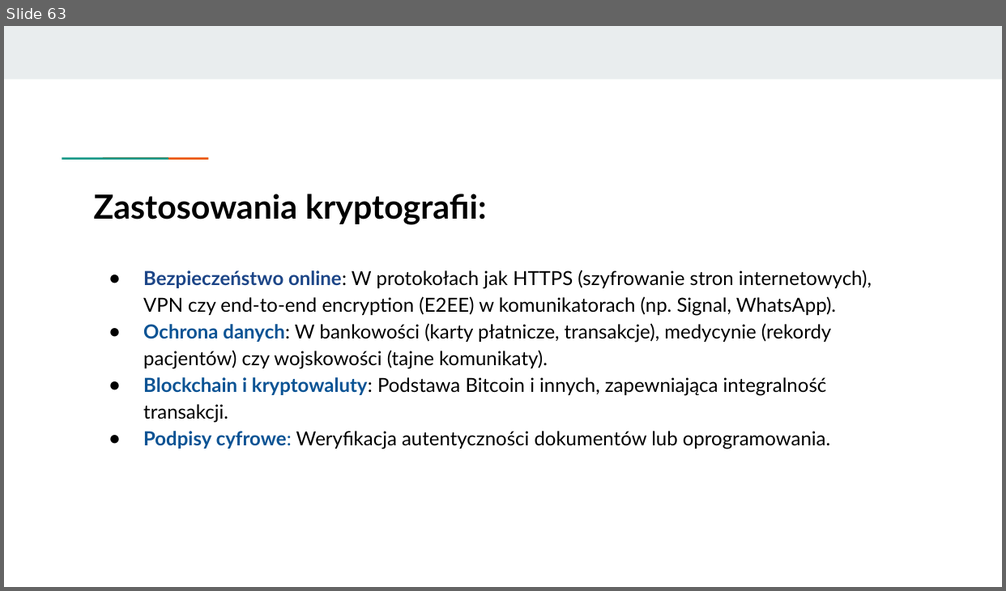
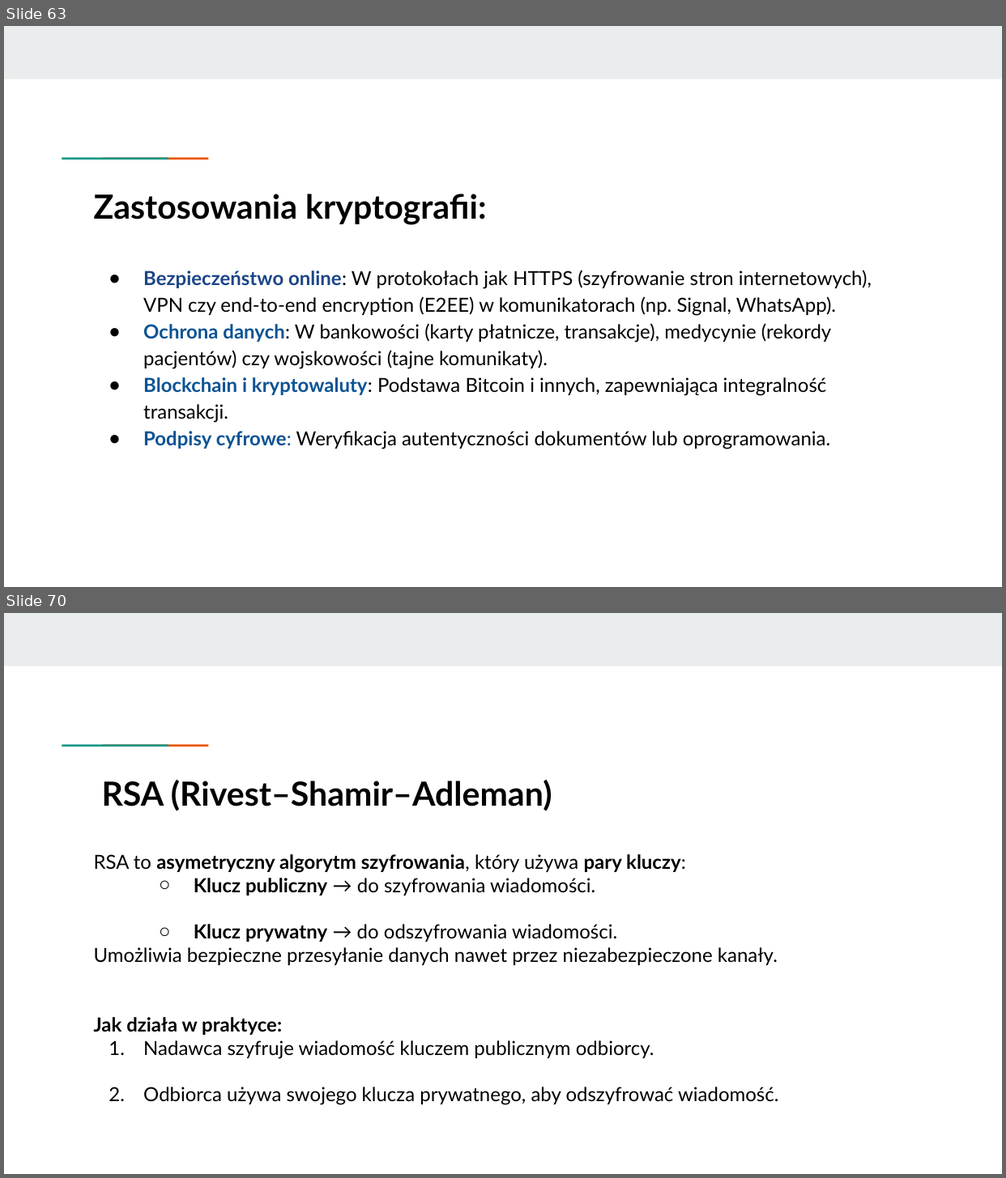
Before and after one commit to KasiaKasia/PRZEDMIOTY, a slide deck: ZASTOSOWANIE_INFORMATYKI/1A-gr_2/Zastosowanie informatyki - 1A gr. 2-plik2.pptx. Shown one above the other, each under a label of ours: slide 63 before the commit, slides 63 and 70 after it; the slides between them are not shown. The pictures are 1006x591 and 1006x1178 pixels, drawn with LibreOffice and Linux fonts; fonts in the diff are those of the drawing. Boxes give left, top, right and bottom in pixels: in the first picture for what was removed or moved away, otherwise in the second. Text is boxed around its words. In the diff, an @@ line names an element or a change of style, - is before the commit and + after.

```diff
--- a/ZASTOSOWANIE_INFORMATYKI/1A-gr_2/Zastosowanie informatyki - 1A gr. 2-plik2.pptx
+++ b/ZASTOSOWANIE_INFORMATYKI/1A-gr_2/Zastosowanie informatyki - 1A gr. 2-plik2.pptx
@@ slide 70 added at [4,613,1002,1174], background #FFFFFF; not listed: 3 template elements that a slide beside it also shows @@
@@ title added at [102,780,552,811], 24 pt, text #000000, bold @@
+RSA (Rivest–Shamir–Adleman)
@@ text added at [94,854,778,1105], 14 pt, text #000000 @@
+RSA to asymetryczny algorytm szyfrowania, który używa pary kluczy:
+  ○ Klucz publiczny → do szyfrowania wiadomości.
+  ○ Klucz prywatny → do odszyfrowania wiadomości.
+Umożliwia bezpieczne przesyłanie danych nawet przez niezabezpieczone kanały.
+Jak działa w praktyce:
+1. Nadawca szyfruje wiadomość kluczem publicznym odbiorcy.
+2. Odbiorca używa swojego klucza prywatnego, aby odszyfrować wiadomość.
```
Also in this commit, not shown: 7 other slides added, 2 other files.
